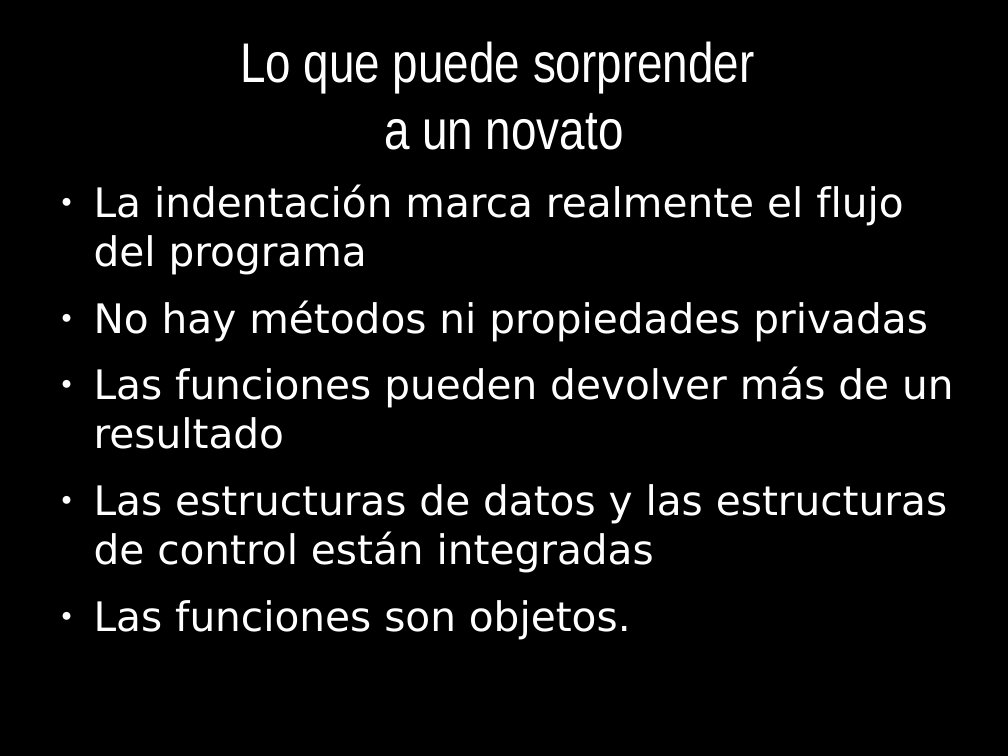
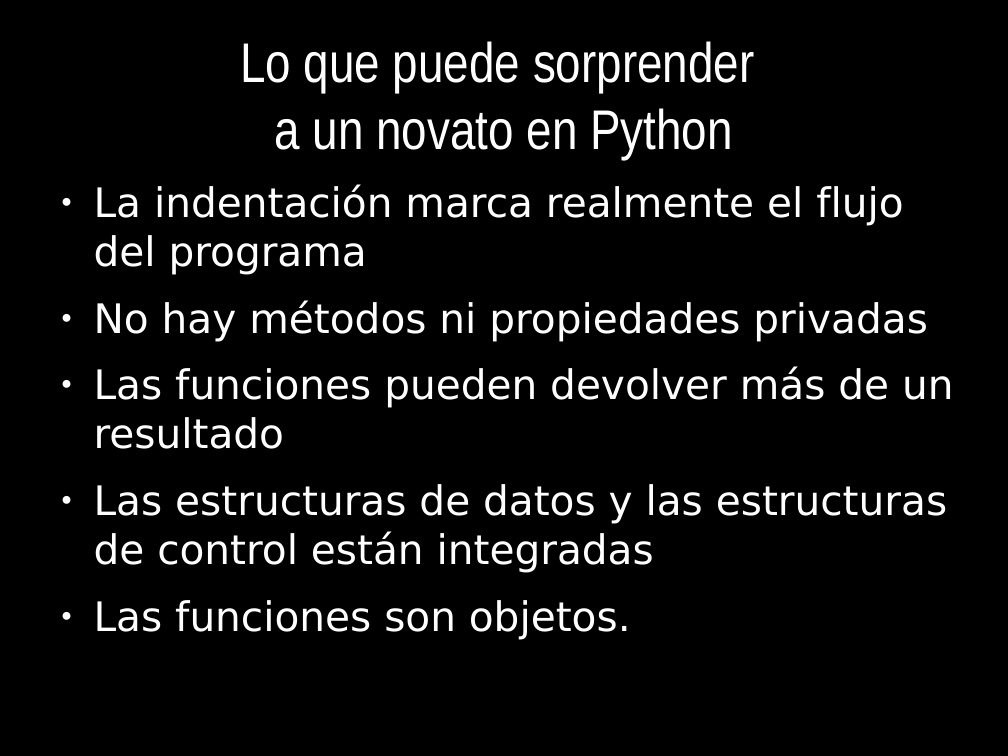
Before and after one commit to euribates/curso-django, a slide deck: slide 10 of presentacion/curso_django.odp. Drawn at 1008x756 pixels with LibreOffice and Linux fonts; fonts in the diff are those of the drawing. Boxes give left, top, right and bottom in pixels: in the first picture for what was removed or moved away, otherwise in the second. Text is boxed around its words. In the diff, an @@ line names an element or a change of style, - is before the commit and + after.

```diff
--- a/presentacion/curso_django.odp
+++ b/presentacion/curso_django.odp
@@ title at (x1=240, y1=41, x2=754, y2=159): text changed @@
-Lo que puede sorprender
-a un novato
+Lo que puede sorprender
+a un novato en Python
```
Also in this commit, not shown: 16 other slides changed, 2 other files.
